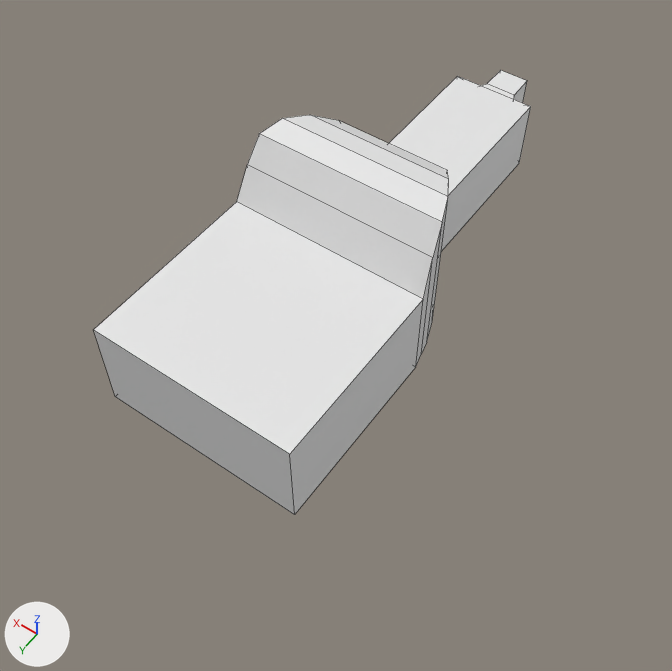
A saved change to the Blender file blender3d/nrf_pcb_case.blend.
Camera for both pictures: a 50 mm camera at (-90.4, 101.6, 178.9) aimed at (-1.3, -23.1, -17.1). Every picture has the same lights, and +X, +Y and +Z are marked at lower left. Mesh edges are drawn as thin lines. The same objects are shown in both versions, whatever each file hides.
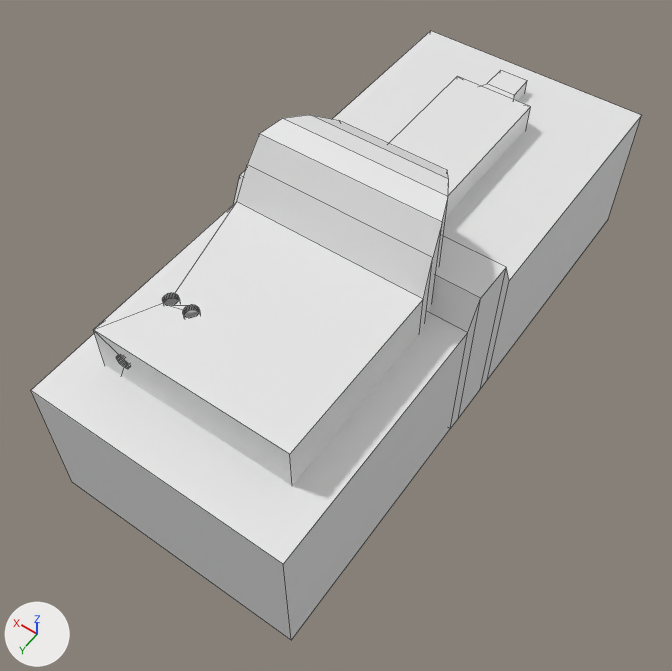
Commit message: PCB case.

ob_cylinder_003 is not drawn itself; it is used by a modifier of ob_cube_014, ob_upper.

What differs and where, as boxes (x1, y1, x2, y2) in the pictures (672 x 671 px):
'Cube.001', moved, rescaled (not visible before)
    after: (31, 31, 641, 640)
'Cube.014', modifiers changed, reshaped (7% shorter)
    before: (93, 70, 531, 515)
    after: (93, 70, 531, 486)

The change, as a diff of the scene's bpy script:
```diff
--- a/blender3d/nrf_pcb_case.blend.py
+++ b/blender3d/nrf_pcb_case.blend.py
@@ ob_cube_001 @@
 ob_cube_001 = bpy.data.objects.new('Cube.001', me_cube_002)
-ob_cube_001.location = (1.0, 1.0, 1.0)
+ob_cube_001.location = (1.0, -43.4, -19.0)
+ob_cube_001.scale = (36.5, 86.5, 21.4)
@@ ob_cube_014 @@
 ob_cube_014.scale = (28.8, 28.8, 1.13)
+_m = ob_cube_014.modifiers.new('Boolean', 'BOOLEAN')
+_m.object = ob_cube_009
+_m = ob_cube_014.modifiers.new('Boolean.001', 'BOOLEAN')
+_m.object = ob_cylinder_001
+_m = ob_cube_014.modifiers.new('Boolean.002', 'BOOLEAN')
+_m.object = ob_cylinder
+_m = ob_cube_014.modifiers.new('Boolean.003', 'BOOLEAN')
+_m.object = ob_cube_010
+_m = ob_cube_014.modifiers.new('Boolean.004', 'BOOLEAN')
+_m.object = ob_cube_012
+_m = ob_cube_014.modifiers.new('Boolean.005', 'BOOLEAN')
+_m.object = ob_cube_011
+_m = ob_cube_014.modifiers.new('Boolean.006', 'BOOLEAN')
+_m.object = ob_cylinder_002
+_m = ob_cube_014.modifiers.new('Boolean.007', 'BOOLEAN')
+_m.object = ob_cube_013
+_m = ob_cube_014.modifiers.new('Boolean.008', 'BOOLEAN')
+_m.object = ob_cube
+_m.operation = 'UNION'
+_m = ob_cube_014.modifiers.new('Boolean.009', 'BOOLEAN')
+_m.object = ob_cube_002
+_m.operation = 'UNION'
+_m = ob_cube_014.modifiers.new('Boolean.010', 'BOOLEAN')
+_m.object = ob_cube_003
+_m.operation = 'UNION'
+_m = ob_cube_014.modifiers.new('Boolean.011', 'BOOLEAN')
+_m.object = ob_cube_004
+_m.operation = 'UNION'
+_m = ob_cube_014.modifiers.new('Boolean.012', 'BOOLEAN')
+_m.object = ob_cube_005
+_m.operation = 'UNION'
+_m = ob_cube_014.modifiers.new('Boolean.013', 'BOOLEAN')
+_m.object = ob_cube_006
+_m.operation = 'UNION'
+_m = ob_cube_014.modifiers.new('Boolean.014', 'BOOLEAN')
+_m.object = ob_cube_007
+_m.operation = 'UNION'
+_m = ob_cube_014.modifiers.new('Boolean.015', 'BOOLEAN')
+_m.object = ob_cube_008
+_m.operation = 'UNION'
+_m = ob_cube_014.modifiers.new('Boolean.016', 'BOOLEAN')
+_m.object = ob_cylinder_003
@@ ob_cylinder_003 @@
+ob_cylinder_003 = bpy.data.objects.new('Cylinder.003', me_cylinder)
+ob_cylinder_003.location = (21.48, 26.01, 9.19)
+ob_cylinder_003.rotation_euler = (1.571, 0.0, 0.0)  # degrees (90, 0, 0)
+ob_cylinder_003.scale = (1.91, 1.91, 8.49)
+ob_cylinder_003.hide_set(True)
```
